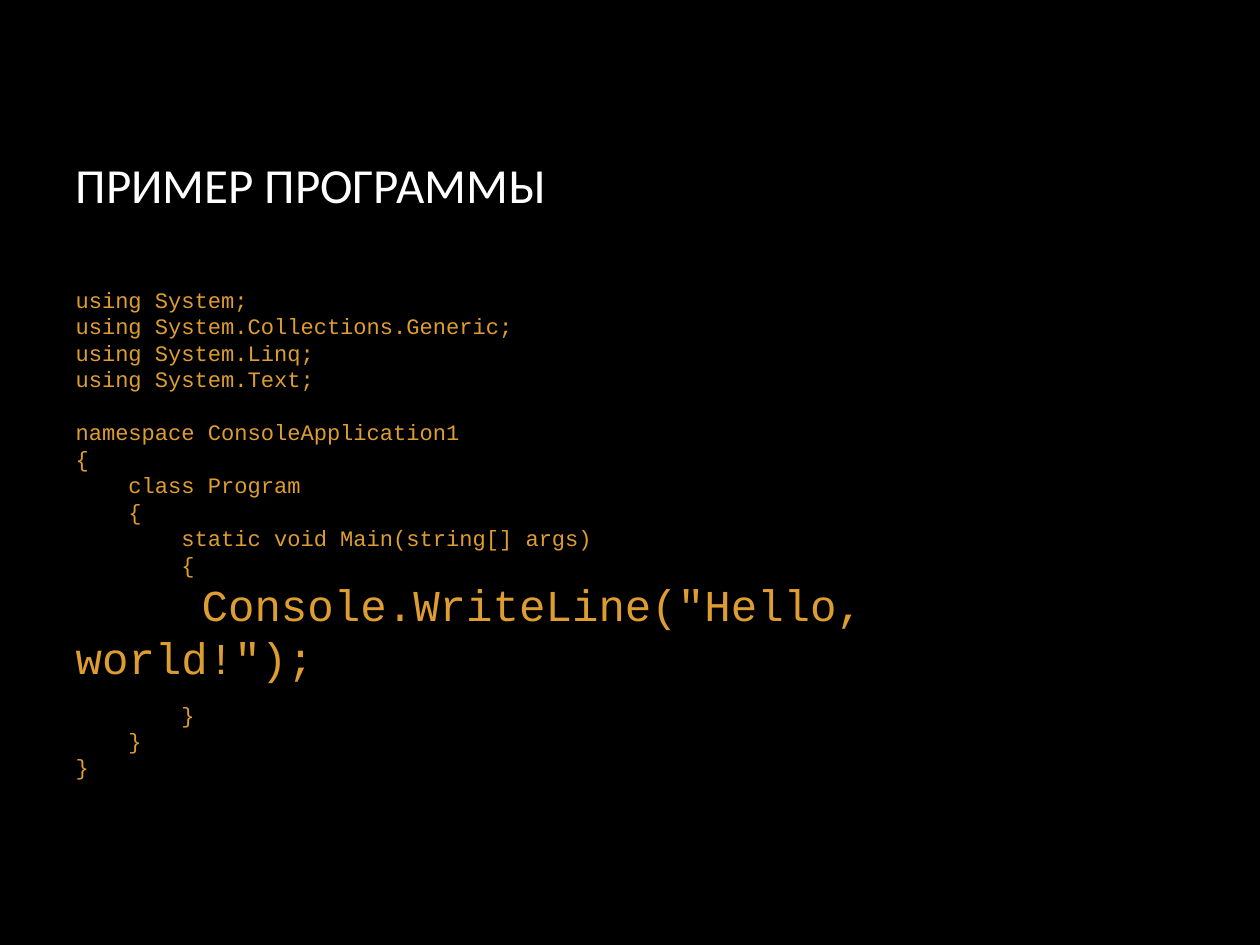
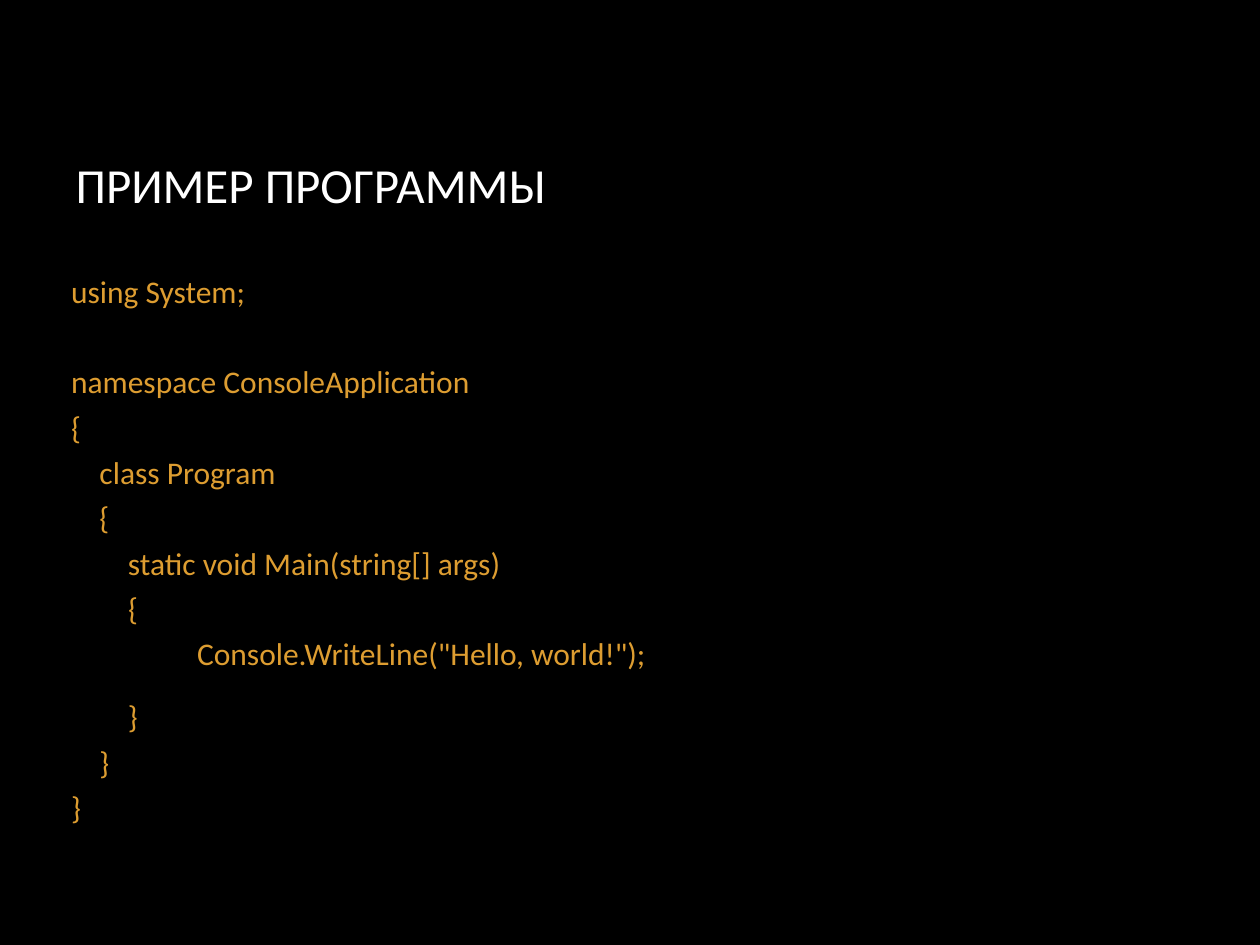
Before and after one commit to SunJohnson/Study, a slide deck: slide 3 of College/OP_09/2022-2/lectures/Лекция 2 Основы C#.pptx. Drawn at 1260x945 pixels with LibreOffice and Linux fonts; fonts in the diff are those of the drawing; background and template pictures are left out. Boxes give left, top, right and bottom in pixels: in the first picture for what was removed or moved away, otherwise in the second. Text is boxed around its words. In the diff, an @@ line names an element or a change of style, - is before the commit and + after.

```diff
--- a/College/OP_09/2022-2/lectures/Лекция 2 Основы C#.pptx
+++ b/College/OP_09/2022-2/lectures/Лекция 2 Основы C#.pptx
@@ text "using System;": place and size @@
-text "using System;" at [76, 292, 864, 683]
+text "using System;" at [71, 281, 645, 669]
@@ text at [71, 281, 645, 669]: size 12.6 to 18 pt in "using System;", "{", "class Program", "{" and 5 more places; font Courier New to Calibri in "using System;", "{", "class Program", "{" and 6 more places; size 25.2 to 18 pt in "Console.WriteLine("Hello, world!");"; line spacing 1 to 1.2 @@
@@ text at [71, 371, 469, 398]: text changed; size 12.6 to 18 pt; font Courier New to Calibri @@
-using System.Collections.Generic;
-using System.Linq;
-using System.Text;
-namespace ConsoleApplication1
+namespace ConsoleApplication
```
Also in this commit, not shown: 7 other slides changed, 13 slides added, 6 slides removed.
